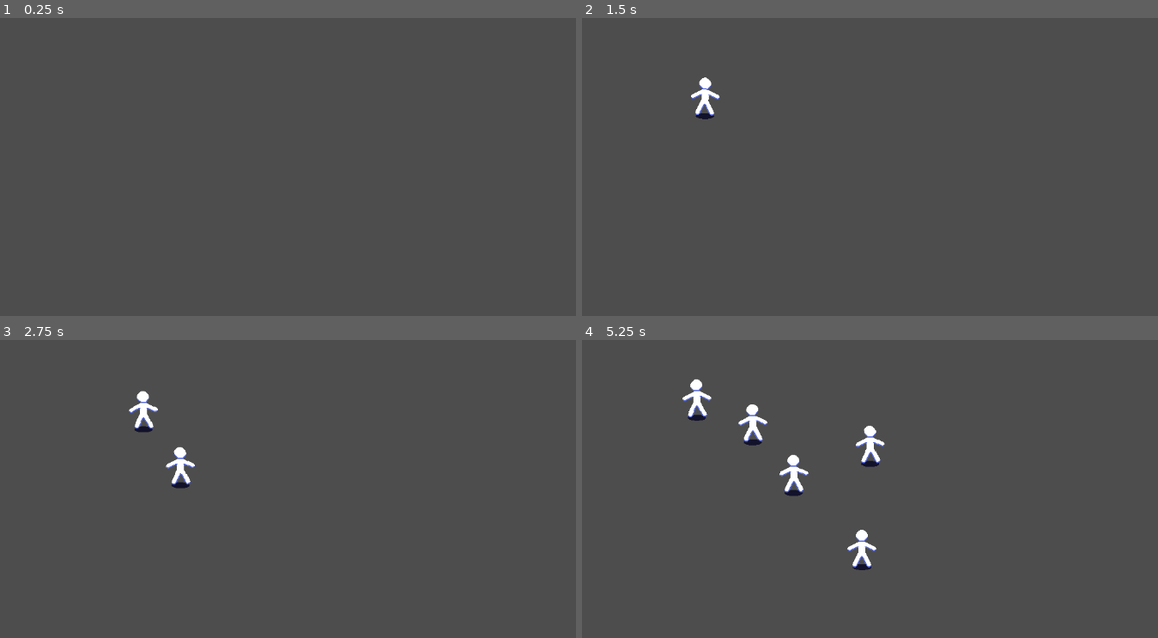
Above: before the commit, frames 1-4 (two rows, left to right).
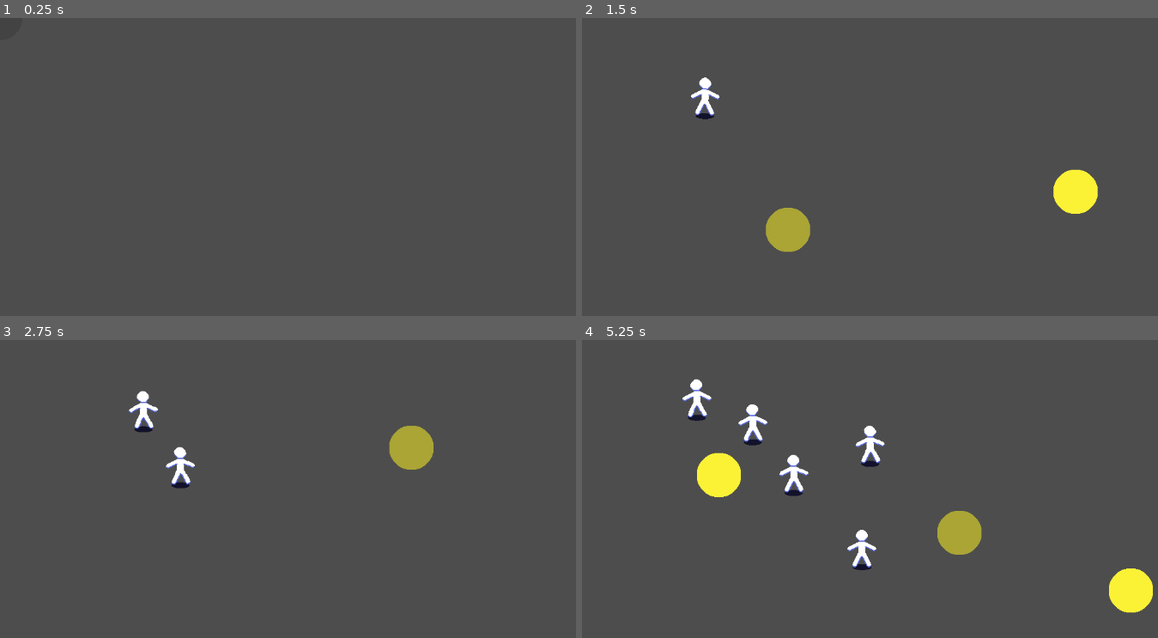
Above: after the commit, the same moments.

Repository: borknbeans/Mini-Jame-Gam-43
Game: Godot game, scene res://scenes/main.tscn
Two runs of this game, one before a commit and one after it. Both use one fixed random seed, a clock stepped at 60 frames per second and the inputs below.
Inputs (mouse positions are in pixels of both pictures, inside the frame that each line leads up to):
- Up to frame 1 (0.25 s): no input
- Up to frame 2 (1.5 s): tap Enter at 0.5 s; move the mouse to (1077, 190) at 0.52 s; press the mouse at (1077, 190) at 0.53 s; move the mouse to (789, 229) at 1.27 s; release the mouse at (789, 229) at 1.28 s; click (789, 229) at 1.35 s
- Up to frame 3 (2.75 s): move the mouse to (408, 447) at 2.02 s; press the mouse at (408, 447) at 2.03 s
- Up to frame 4 (5.25 s): move the mouse to (893, 611) at 2.77 s; release the mouse at (893, 611) at 2.78 s; click (893, 611) at 2.85 s; move the mouse to (1129, 590) at 3.52 s; press the mouse at (1129, 590) at 3.53 s; move the mouse to (720, 474) at 4.27 s; release the mouse at (720, 474) at 4.28 s; click (720, 474) at 4.35 s; move the mouse to (956, 533) at 5.02 s; press the mouse at (956, 533) at 5.03 s

The runs differ from the first frame. In frame 2, 1.8% of the frame differs, in the area x 31-90%, y 50-79%; in frame 3, 0.9%; in frame 4, 2.8%, in the area x 19-100%, y 37-92%.

Commit message:
ability to paint and also change persons colors

Diff:
--- a/project.godot
+++ b/project.godot
@@ -22,6 +22,15 @@
 [global_group]
 
 congregation_area=""
+paint_drop=""
+
+[input]
+
+paint={
+"deadzone": 0.2,
+"events": [Object(InputEventMouseButton,"resource_local_to_scene":false,"resource_name":"","device":-1,"window_id":0,"alt_pressed":false,"shift_pressed":false,"ctrl_pressed":false,"meta_pressed":false,"button_mask":0,"position":Vector2(0, 0),"global_position":Vector2(0, 0),"factor":1.0,"button_index":1,"canceled":false,"pressed":false,"double_click":false,"script":null)
+]
+}
 
 [rendering]
 
--- /dev/null
+++ b/scenes/brush.tscn
@@ -0,0 +1,42 @@
+[gd_scene load_steps=8 format=3 uid="uid://cqxxfterquolf"]
+
+[ext_resource type="Script" uid="uid://d4dt55uatsokn" path="res://scripts/brush.gd" id="1_taygo"]
+[ext_resource type="PackedScene" uid="uid://bqrh36tcfm4te" path="res://scenes/paint_drop.tscn" id="2_es1qv"]
+[ext_resource type="Script" uid="uid://bvghd0v3ewt2o" path="res://scripts/util/state_machine.gd" id="2_mqrhx"]
+[ext_resource type="Script" uid="uid://o52kgs2dkdut" path="res://scripts/states/brush/brush_state_disabled.gd" id="3_2fyin"]
+[ext_resource type="Script" uid="uid://uo2si2ftx4ev" path="res://scripts/states/brush/brush_state_hover.gd" id="4_es1qv"]
+[ext_resource type="Script" uid="uid://dj45ijpo5xug" path="res://scripts/states/brush/brush_state_paint.gd" id="5_0xkkf"]
+
+[sub_resource type="SphereMesh" id="SphereMesh_taygo"]
+
+[node name="Brush" type="Node2D"]
+script = ExtResource("1_taygo")
+paint_drop_scene = ExtResource("2_es1qv")
+color = 2
+
+[node name="MeshInstance2D" type="MeshInstance2D" parent="."]
+unique_name_in_owner = true
+modulate = Color(0.207843, 0.207843, 0.207843, 0.231373)
+z_index = -10
+scale = Vector2(75, 75)
+mesh = SubResource("SphereMesh_taygo")
+
+[node name="PaintSpawnDelay" type="Timer" parent="."]
+unique_name_in_owner = true
+wait_time = 0.01
+
+[node name="StateMachine" type="Node" parent="."]
+script = ExtResource("2_mqrhx")
+metadata/_custom_type_script = "uid://bvghd0v3ewt2o"
+
+[node name="BrushStateHover" type="Node" parent="StateMachine"]
+script = ExtResource("4_es1qv")
+metadata/_custom_type_script = "uid://uo2si2ftx4ev"
+
+[node name="BrushStateDisabled" type="Node" parent="StateMachine"]
+script = ExtResource("3_2fyin")
+metadata/_custom_type_script = "uid://o52kgs2dkdut"
+
+[node name="BrushStatePaint" type="Node" parent="StateMachine"]
+script = ExtResource("5_0xkkf")
+metadata/_custom_type_script = "uid://dj45ijpo5xug"
--- a/scenes/main.tscn
+++ b/scenes/main.tscn
@@ -1,13 +1,16 @@
-[gd_scene load_steps=4 format=3 uid="uid://cnwb0roi37ay3"]
+[gd_scene load_steps=5 format=3 uid="uid://cnwb0roi37ay3"]
 
 [ext_resource type="Script" uid="uid://bq64bklemkfl1" path="res://scripts/main.gd" id="1_0wfyh"]
 [ext_resource type="PackedScene" uid="uid://sprmb7111vo7" path="res://scenes/man_spawner.tscn" id="2_0wfyh"]
+[ext_resource type="PackedScene" uid="uid://cqxxfterquolf" path="res://scenes/brush.tscn" id="2_sugp2"]
 
 [sub_resource type="RectangleShape2D" id="RectangleShape2D_0wfyh"]
 
 [node name="Main" type="Node2D"]
 y_sort_enabled = true
 script = ExtResource("1_0wfyh")
+
+[node name="Brush" parent="." instance=ExtResource("2_sugp2")]
 
 [node name="ManContainer" type="Node2D" parent="."]
 unique_name_in_owner = true
--- a/scenes/man.tscn
+++ b/scenes/man.tscn
@@ -106,7 +106,7 @@
 height = 64.0
 
 [node name="Man" type="CharacterBody2D"]
-collision_layer = 0
+collision_layer = 2
 script = ExtResource("1_pgnoa")
 follow_speed = 150.0
 neutral_texture = ExtResource("2_reudx")
@@ -133,7 +133,6 @@
 texture = ExtResource("2_reudx")
 
 [node name="CollisionShape2D" type="CollisionShape2D" parent="."]
-visible = false
 position = Vector2(0, -31)
 shape = SubResource("CapsuleShape2D_ogi77")
 
--- /dev/null
+++ b/scenes/paint_drop.tscn
@@ -0,0 +1,29 @@
+[gd_scene load_steps=4 format=3 uid="uid://bqrh36tcfm4te"]
+
+[ext_resource type="Script" uid="uid://d3u0mnntxsiy7" path="res://scripts/paint_drop.gd" id="1_lkc13"]
+
+[sub_resource type="SphereMesh" id="SphereMesh_lkc13"]
+
+[sub_resource type="CircleShape2D" id="CircleShape2D_lkc13"]
+radius = 38.0526
+
+[node name="PaintDrop" type="Node2D" groups=["paint_drop"]]
+script = ExtResource("1_lkc13")
+
+[node name="MeshInstance2D" type="MeshInstance2D" parent="."]
+z_index = -11
+scale = Vector2(75, 75)
+mesh = SubResource("SphereMesh_lkc13")
+
+[node name="Timer" type="Timer" parent="."]
+autostart = true
+
+[node name="Area2D" type="Area2D" parent="."]
+collision_layer = 0
+collision_mask = 2
+
+[node name="CollisionShape2D" type="CollisionShape2D" parent="Area2D"]
+shape = SubResource("CircleShape2D_lkc13")
+
+[connection signal="timeout" from="Timer" to="." method="_on_timer_timeout"]
+[connection signal="body_entered" from="Area2D" to="." method="_on_area_2d_body_entered"]
--- /dev/null
+++ b/scripts/brush.gd
@@ -0,0 +1,5 @@
+class_name Brush
+extends Node2D
+
+@export var paint_drop_scene: PackedScene
+@export var color: int
--- a/scripts/man.gd
+++ b/scripts/man.gd
@@ -13,11 +13,14 @@
 @onready var sprite_2d: Sprite2D = $Sprite2D
 
 var congregation_area_2d: Area2D
+var color: int
 
 func _ready() -> void:
 	congregation_area_2d = get_tree().get_first_node_in_group("congregation_area")
 
 func change_color(color_idx: int) -> void:
+	if color == color_idx:
+		return
 	match (color_idx):
 		Utility.COLORS.NEUTRAL:
 			sprite_2d.texture = neutral_texture
@@ -27,3 +30,4 @@
 			sprite_2d.texture = blue_texture
 		Utility.COLORS.YELLOW:
 			sprite_2d.texture = yellow_texture
+	color = color_idx
--- /dev/null
+++ b/scripts/paint_drop.gd
@@ -0,0 +1,20 @@
+class_name PaintDrop
+extends Node2D
+
+@onready var mesh_instance_2d: MeshInstance2D = $MeshInstance2D
+@onready var timer: Timer = $Timer
+
+var color: int
+
+func _ready() -> void:
+	mesh_instance_2d.modulate = Utility.get_color_obj(color)
+
+func set_color(color: int) -> void:
+	self.color = color
+
+func _on_timer_timeout() -> void:
+	queue_free()
+
+func _on_area_2d_body_entered(body: Node2D) -> void:
+	var man: Man = body as Man
+	man.change_color(color)
--- /dev/null
+++ b/scripts/states/brush/brush_state.gd
@@ -0,0 +1,24 @@
+class_name BrushState
+extends State
+
+const DISABLED: String = "BrushStateDisabled"
+const HOVER: String = "BrushStateHover"
+const PAINT: String = "BrushStatePaint"
+
+var brush: Brush
+var mouse_position: Vector2
+
+@onready var mesh_instance_2d: MeshInstance2D = %MeshInstance2D
+@onready var paint_spawn_delay: Timer = %PaintSpawnDelay
+
+func _ready() -> void:
+	await owner.ready
+	brush = owner as Brush
+	assert(brush != null, "The BrushState state type must be used only in the Brush scene. It needs the owner to be a Brush node.")
+
+## Called by the state machine when receiving unhandled input events.
+func handle_input(event: InputEvent) -> void:
+	if event is InputEventMouseMotion:
+		var mouse_move_event: InputEventMouseMotion = event as InputEventMouseMotion
+		mouse_position = mouse_move_event.global_position
+		brush.position = mouse_position
--- /dev/null
+++ b/scripts/states/brush/brush_state_disabled.gd
@@ -0,0 +1,12 @@
+class_name BrushStateDisabled
+extends BrushState
+
+## Called by the state machine upon changing the active state. The `data` parameter
+## is a dictionary with arbitrary data the state can use to initialize itself.
+func enter(previous_state_path: String, data := {}) -> void:
+	mesh_instance_2d.hide()
+
+## Called by the state machine before changing the active state. Use this function
+## to clean up the state.
+func exit() -> void:
+	mesh_instance_2d.show()
--- /dev/null
+++ b/scripts/states/brush/brush_state_hover.gd
@@ -0,0 +1,6 @@
+class_name BrushStateHover
+extends BrushState
+
+func update(_delta: float) -> void:
+	if Input.is_action_pressed("paint"):
+		finished.emit(PAINT)
--- /dev/null
+++ b/scripts/states/brush/brush_state_paint.gd
@@ -0,0 +1,26 @@
+class_name BrushStatePaint
+extends BrushState
+
+## Called by the state machine upon changing the active state. The `data` parameter
+## is a dictionary with arbitrary data the state can use to initialize itself.
+func enter(previous_state_path: String, data := {}) -> void:
+	if not paint_spawn_delay.timeout.is_connected(_on_timer_timeout):
+		paint_spawn_delay.timeout.connect(_on_timer_timeout)
+	paint_spawn_delay.start()
+
+## Called by the state machine before changing the active state. Use this function
+## to clean up the state.
+func exit() -> void:
+	if paint_spawn_delay.timeout.is_connected(_on_timer_timeout):
+		paint_spawn_delay.timeout.disconnect(_on_timer_timeout)
+	paint_spawn_delay.stop()
+
+func update(_delta: float) -> void:
+	if not Input.is_action_pressed("paint"):
+		finished.emit(HOVER)
+
+func _on_timer_timeout() -> void:
+	var paint_drop: PaintDrop = brush.paint_drop_scene.instantiate()
+	paint_drop.position = brush.position
+	paint_drop.set_color(brush.color)
+	get_tree().root.call_deferred("add_child", paint_drop)
--- a/scripts/util/Utility.gd
+++ b/scripts/util/Utility.gd
@@ -1,9 +1,4 @@
 extends Node
-
-#@onready var navigation_region_2d: NavigationRegion2D = %NavigationRegion2D
-#
-#func get_random_point_in_navmesh() -> Vector2:
-	#return NavigationServer2D.region_get_random_point(navigation_region_2d.get_rid(), 1, false)
 
 enum COLORS {
 	NEUTRAL,
@@ -11,3 +6,16 @@
 	YELLOW,
 	BLUE
 }
+
+func get_color_obj(color: int) -> Color:
+	var color_value: Color = Color.from_rgba8(255, 255, 255, 255)
+
+	match (color):
+		COLORS.RED:
+			color_value = Color.from_rgba8(217, 87, 99)
+		COLORS.BLUE:
+			color_value = Color.from_rgba8(99, 155, 255)
+		COLORS.YELLOW:
+			color_value = Color.from_rgba8(251, 242, 54)
+
+	return color_value
Not shown, added: scripts/brush.gd.uid
Not shown, added: scripts/paint_drop.gd.uid
Not shown, added: scripts/states/brush/brush_state.gd.uid
Not shown, added: scripts/states/brush/brush_state_disabled.gd.uid
Not shown, added: scripts/states/brush/brush_state_hover.gd.uid
Not shown, added: scripts/states/brush/brush_state_paint.gd.uid
